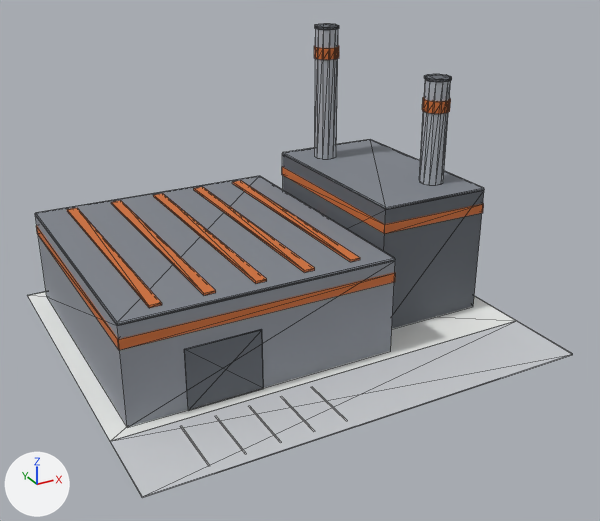
Two versions of the glTF model public/models/works.glb, one commit apart.
Before and after are seen from a 50 mm camera at (-29.2, -56.5, 33.8) aimed at (0.4, -2.6, 6.8). The lights are fixed; the arrows at lower left show +X, +Y and +Z. The first picture is the older version. Mesh edges are drawn as thin lines.

In view in the first picture: 'works'.
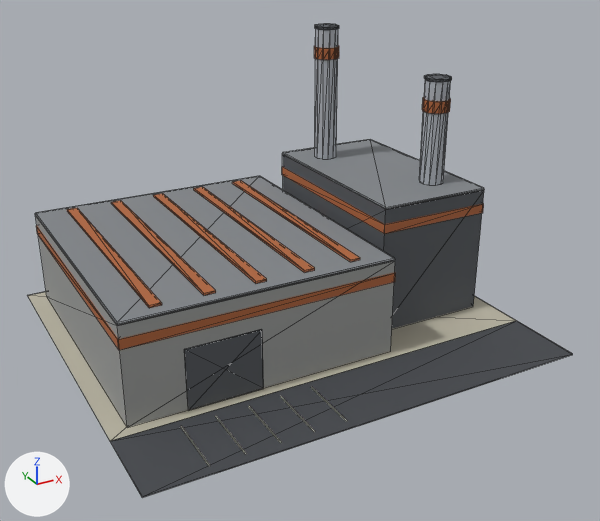
Where the change shows, as pixel boxes (x1, y1, x2, y2) in the pictures (600 x 521 px):
'works', recoloured (darker): (27, 46, 573, 498) in both

Patch to the scene script:
```diff
--- a/public/models/works.glb.py
+++ b/public/models/works.glb.py
@@ mat_asphalt @@
 mat_asphalt = principled_material('asphalt')
-mat_asphalt.base_color = (0.584, 0.604, 0.631)  # light grey #c9ccd0
+mat_asphalt.base_color = (0.0595, 0.0648, 0.0742)  # dark grey #45484d
 mat_asphalt.roughness = 0.8
@@ mat_pad @@
 mat_pad = principled_material('pad')
-mat_pad.base_color = (0.855, 0.871, 0.855)  # white #eef0ee
+mat_pad.base_color = (0.509, 0.479, 0.381)  # grey #bdb8a6
 mat_pad.roughness = 0.8
```
